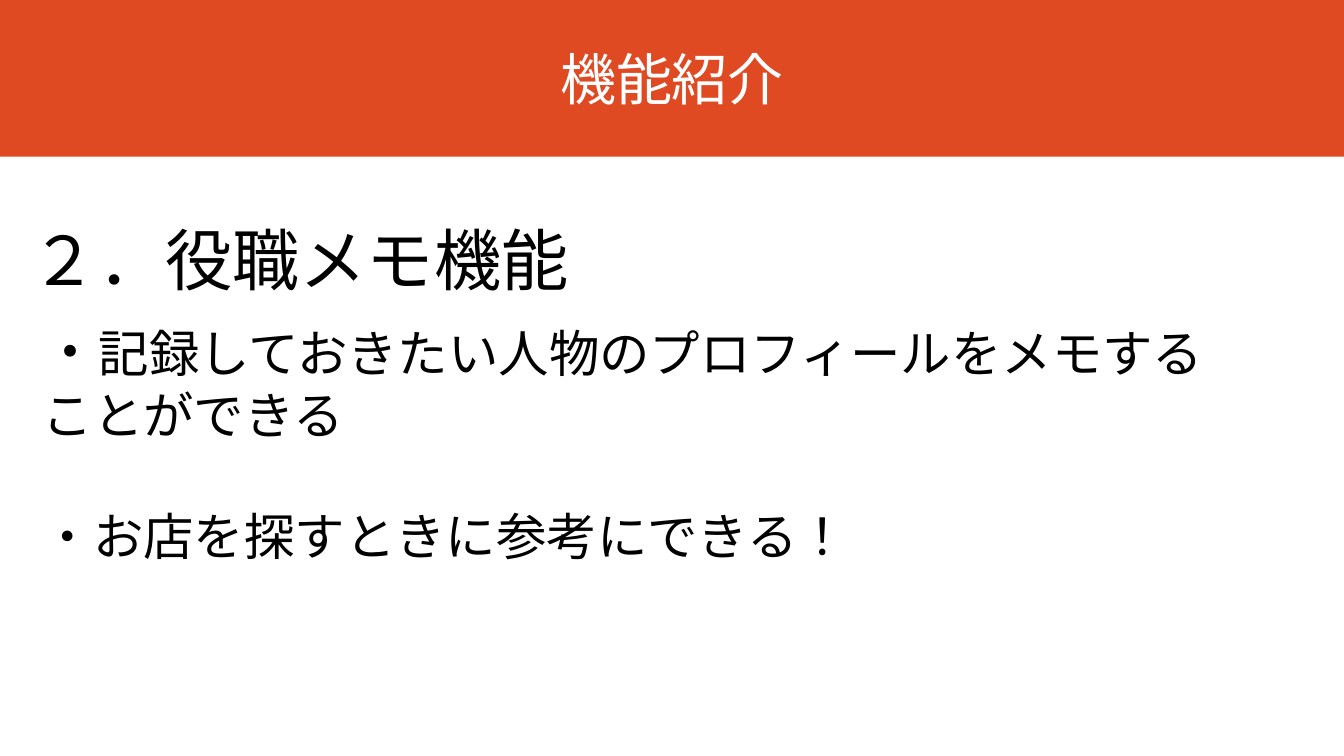
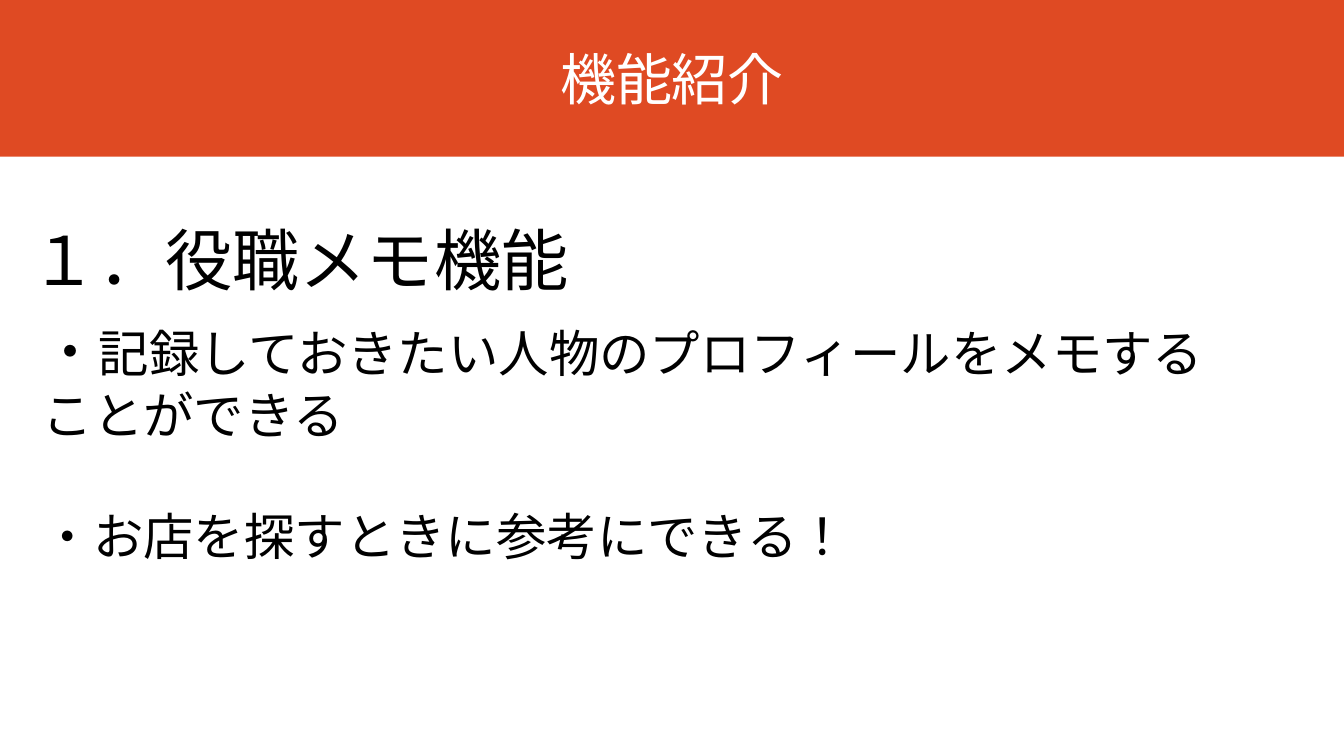
Before and after one commit to dojo2023/B-3, a slide deck: slide 6 of doc/B3_発表資料.pptx. Drawn at 1344x756 pixels with LibreOffice and Linux fonts; fonts in the diff are those of the drawing. Boxes give left, top, right and bottom in pixels: in the first picture for what was removed or moved away, otherwise in the second. Text is boxed around its words. In the diff, an @@ line names an element or a change of style, - is before the commit and + after.

```diff
--- a/doc/B3_発表資料.pptx
+++ b/doc/B3_発表資料.pptx
@@ text at (31, 228, 568, 291): text changed @@
-２．役職メモ機能
+１．役職メモ機能
```
Also in this commit, not shown: 2 other slides changed, 8 slides added.
